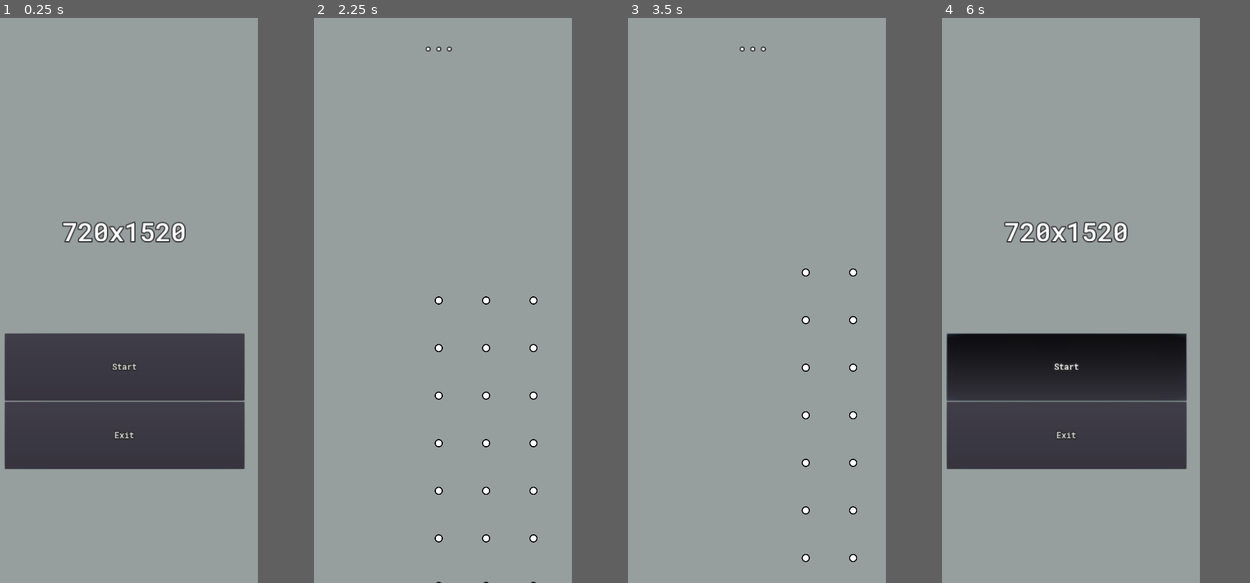
Above: before the commit, frames 1-4 (left to right).
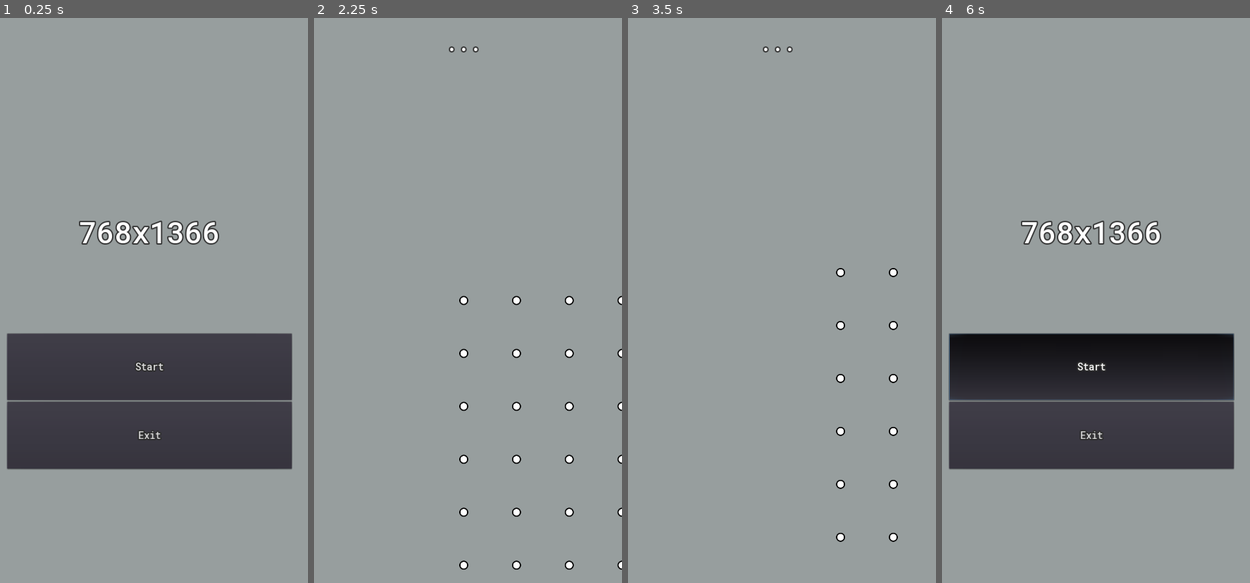
Above: after the commit, the same moments.

Repository: ikhtopod/dotzone-prototype
Game: Godot game, scene res://Maps/MainMenu.tscn
Two runs of this game, one before a commit and one after it. Both use one fixed random seed, a clock stepped at 60 frames per second and the inputs below.
Inputs (mouse positions are in pixels of both pictures, inside the frame that each line leads up to):
- Up to frame 1 (0.25 s): no input
- Up to frame 2 (2.25 s): click "Start" at 0.5 s; tap Enter at 1.25 s; move the mouse to (495, 272) at 1.27 s; tap Backspace at 1.35 s; click (495, 272) at 1.42 s; click "Start" at 2 s
- Up to frame 3 (3.5 s): tap Space at 2.75 s; drag from (698, 328) to (751, 300) at 2.77 s
- Up to frame 4 (6 s): move the mouse to (1092, 176) at 3.52 s; tap Backspace at 3.6, 5.85 s; click (1092, 176) at 3.67 s; click "Start" at 4.25 s; tap Enter at 5 s; drag from (1052, 413) to (1114, 300) at 5.02 s; move the mouse to (1145, 385) at 5.77 s; click (1145, 385) at 5.92 s
In our replay, the window is 379x800 before the commit and 450x800 after it. These sizes can differ from the game's own. Grey fills any space a smaller window leaves; there, only what the larger window draws over its background counts as a difference.

The runs differ from the first frame. In frame 1, 5.7% of the frame differs, in the area x 1-95%, y 35-80%; in frame 2, 1.5%; in frame 3, 1.0%; in frame 4, 5.8%.

Commit message:
some changed

Diff:
--- a/Gameplay/Battlefield/Battlefield.gd
+++ b/Gameplay/Battlefield/Battlefield.gd
@@ -1,7 +1,6 @@
 extends Node2D
 
-const Dot = preload("res://Gameplay/Dot/Dot.tscn")
-const LinkedList = preload("res://Library/Collection/LinkedList.gd")
+const DotViewScene = preload("res://Gameplay/Dot/DotView.tscn")
 
 
 const DEFAULT_FIELD_SIZE: float = 1.0
@@ -38,7 +37,7 @@
 	for w in range(m_fieldSize.x):
 		m_field.push_back([])
 		for h in range(m_fieldSize.y):
-			m_field.back().push_back(Dot.instance())
+			m_field.back().push_back(DotViewScene.instance())
 			m_field.back().back().position = Vector2(w * 128.0, h * 128.0)
 			add_child(m_field.back().back())
 
--- a/Gameplay/Camera/MainCamera.gd
+++ b/Gameplay/Camera/MainCamera.gd
@@ -1,7 +1,7 @@
 extends Camera2D
 
 
-onready var mainCameraTarget: Node = $"../MainCameraTarget"
+onready var mainCameraTargetNode: Node = $"../MainCameraTarget"
 
 func _on_MainCameraTarget_moved() -> void:
-	position = mainCameraTarget.position
+	position = mainCameraTargetNode.position
--- a/Gameplay/Dot/Dot.gd
+++ b/Gameplay/Dot/Dot.gd
@@ -1,7 +1,10 @@
 extends Node2D
 
+class_name Dot
 
-onready var counter = 0
+
+"""Класс, описывающий точку - ее текущее состояние, принадлежность и т.д."""
+
 
 # Высота точки. От нее зависит цвет и скорость захвата
 onready var height: float = 0.0
@@ -15,16 +18,3 @@
 onready var inCapture: bool = false
 # Находится ли точка в состоянии спора
 onready var inContest: bool = false
-
-
-func _on_Area2D_area_entered(area: Area2D):
-	if not area.is_in_group("FingerTouch"):
-		return
-
-	var printer_nodes = get_tree().get_nodes_in_group("Dot_Printer")
-
-	if (printer_nodes.empty()):
-		return
-
-	var printer_node: Label = printer_nodes.front() as Label
-	printer_node.text = name
--- /dev/null
+++ b/Gameplay/Dot/DotView.gd
@@ -0,0 +1,16 @@
+extends Dot
+
+
+func _on_Area2D_area_entered(area: Area2D):
+	if not area.is_in_group("FingerTouch"):
+		return
+
+	# Временная хрень показывающая работоспособность прикосновений.
+	# Отображает в Label из группы Dot_Printer имя объекта.
+	var printer_nodes = get_tree().get_nodes_in_group("Dot_Printer")
+
+	if (printer_nodes.empty()):
+		return
+
+	var printer_node: Label = printer_nodes.front() as Label
+	printer_node.text = name
--- a/Gameplay/Dot/Dot.tscn
+++ b/Gameplay/Dot/DotView.tscn
@@ -1,12 +1,12 @@
 [gd_scene load_steps=4 format=2]
 
-[ext_resource path="res://Gameplay/Dot/Dot.gd" type="Script" id=1]
+[ext_resource path="res://Gameplay/Dot/DotView.gd" type="Script" id=1]
 [ext_resource path="res://Sprite/Dot/default.png" type="Texture" id=2]
 
 [sub_resource type="CircleShape2D" id=1]
 radius = 24.0
 
-[node name="Dot" type="Node2D"]
+[node name="DotView" type="Node2D"]
 script = ExtResource( 1 )
 
 [node name="Sprite" type="Sprite" parent="."]
--- a/Library/Collection/LinkedList.gd
+++ b/Library/Collection/LinkedList.gd
@@ -1,4 +1,6 @@
 extends Reference
+
+class_name LinkedList
 
 
 class LinkedListItem extends Reference:
--- a/Maps/Game.gd
+++ b/Maps/Game.gd
@@ -1,13 +1,13 @@
 extends Node2D
 
 
-onready var mainMenuScene: String = "res://Maps/MainMenu.tscn"
+onready var mainMenuSceneName: String = "res://Maps/MainMenu.tscn"
 
-onready var mainCameraTarget := $CameraManager/MainCameraTarget
-onready var mainCamera := $CameraManager/MainCamera
-onready var battlefield := $Battlefield
+onready var mainCameraTargetNode := $CameraManager/MainCameraTarget
+onready var mainCameraNode := $CameraManager/MainCamera
+onready var battlefieldNode := $Battlefield
 
-const FingerTouch = preload("res://Gameplay/FingerTouch/FingerTouch.tscn")
+const FingerTouchScene = preload("res://Gameplay/FingerTouch/FingerTouch.tscn")
 
 
 func _ready():
@@ -32,15 +32,15 @@
 
 
 func goto_main_menu():
-	var result = get_tree().change_scene(mainMenuScene)
+	var result = get_tree().change_scene(mainMenuSceneName)
 
 	if result != OK:
-		printerr("Error: can't change scene to " + mainMenuScene)
+		printerr("Error: can't change scene to " + mainMenuSceneName)
 
 
 # Реакция на прикосновение пальца к экрану
 func _TouchReaction(index, touch: TouchManager.TouchEventStat):
-	var finger_touch = FingerTouch.instance()
+	var finger_touch = FingerTouchScene.instance()
 	finger_touch.position = \
-		touch.Position().Get() + mainCamera.position - (get_viewport_rect().size / 2.0)
+		touch.Position().Get() + mainCameraNode.position - (get_viewport_rect().size / 2.0)
 	add_child(finger_touch)
--- a/Maps/Game.tscn
+++ b/Maps/Game.tscn
@@ -45,26 +45,26 @@
 }
 
 [node name="CenterContainer" type="CenterContainer" parent="CanvasLayer/VBoxContainer"]
-margin_right = 720.0
-margin_bottom = 137.0
+margin_right = 768.0
+margin_bottom = 123.0
 size_flags_horizontal = 3
 size_flags_vertical = 3
 
 [node name="Label" type="Label" parent="CanvasLayer/VBoxContainer/CenterContainer" groups=[
 "Dot_Printer",
 ]]
-margin_left = 316.0
-margin_top = 36.0
-margin_right = 403.0
-margin_bottom = 101.0
+margin_left = 340.0
+margin_top = 29.0
+margin_right = 427.0
+margin_bottom = 94.0
 size_flags_vertical = 6
 custom_fonts/font = SubResource( 3 )
 text = "..."
 
 [node name="MarginContainer" type="MarginContainer" parent="CanvasLayer/VBoxContainer"]
-margin_top = 141.0
-margin_right = 720.0
-margin_bottom = 1520.0
+margin_top = 127.0
+margin_right = 768.0
+margin_bottom = 1366.0
 size_flags_horizontal = 3
 size_flags_vertical = 3
 size_flags_stretch_ratio = 10.0
--- a/Maps/MainMenu.gd
+++ b/Maps/MainMenu.gd
@@ -1,7 +1,7 @@
 extends Node2D
 
 
-onready var gameScene: String = "res://Maps/Game.tscn"
+onready var gameSceneName: String = "res://Maps/Game.tscn"
 
 func _ready():
 	var screenSize: Vector2 = get_viewport_rect().size
@@ -15,10 +15,10 @@
 
 
 func _on_StartButton_pressed():
-	var res := get_tree().change_scene(gameScene)
+	var res := get_tree().change_scene(gameSceneName)
 
 	if res != OK:
-		printerr("Can't change scene to " + gameScene)
+		printerr("Can't change scene to " + gameSceneName)
 
 
 func _notification(what):
--- a/Maps/MainMenu.tscn
+++ b/Maps/MainMenu.tscn
@@ -25,39 +25,39 @@
 }
 
 [node name="MarginContainer" type="MarginContainer" parent="CanvasLayer/VBoxContainer"]
-margin_right = 720.0
-margin_bottom = 302.0
+margin_right = 768.0
+margin_bottom = 271.0
 size_flags_horizontal = 3
 size_flags_vertical = 3
 
 [node name="HBoxContainer" type="HBoxContainer" parent="CanvasLayer/VBoxContainer"]
-margin_top = 306.0
-margin_right = 720.0
-margin_bottom = 1213.0
+margin_top = 275.0
+margin_right = 768.0
+margin_bottom = 1090.0
 size_flags_horizontal = 3
 size_flags_vertical = 3
 size_flags_stretch_ratio = 3.0
 
 [node name="MarginContainer4" type="MarginContainer" parent="CanvasLayer/VBoxContainer/HBoxContainer"]
-margin_right = 32.0
-margin_bottom = 907.0
+margin_right = 34.0
+margin_bottom = 815.0
 size_flags_horizontal = 3
 size_flags_vertical = 3
 
 [node name="VBoxContainer" type="VBoxContainer" parent="CanvasLayer/VBoxContainer/HBoxContainer"]
-margin_left = 36.0
-margin_right = 683.0
-margin_bottom = 907.0
+margin_left = 38.0
+margin_right = 729.0
+margin_bottom = 815.0
 size_flags_horizontal = 3
 size_flags_vertical = 3
 size_flags_stretch_ratio = 20.0
 alignment = 1
 
 [node name="InformationLabel" type="Label" parent="CanvasLayer/VBoxContainer/HBoxContainer/VBoxContainer"]
-margin_left = 130.0
-margin_top = 221.0
-margin_right = 517.0
-margin_bottom = 317.0
+margin_left = 152.0
+margin_top = 194.0
+margin_right = 539.0
+margin_bottom = 290.0
 size_flags_horizontal = 6
 size_flags_vertical = 6
 size_flags_stretch_ratio = 3.0
@@ -67,32 +67,32 @@
 valign = 1
 
 [node name="StartButton" type="Button" parent="CanvasLayer/VBoxContainer/HBoxContainer/VBoxContainer"]
-margin_top = 543.0
-margin_right = 647.0
-margin_bottom = 723.0
+margin_top = 488.0
+margin_right = 691.0
+margin_bottom = 649.0
 size_flags_horizontal = 3
 size_flags_vertical = 3
 text = "START"
 
 [node name="ExitButton" type="Button" parent="CanvasLayer/VBoxContainer/HBoxContainer/VBoxContainer"]
-margin_top = 727.0
-margin_right = 647.0
-margin_bottom = 907.0
+margin_top = 653.0
+margin_right = 691.0
+margin_bottom = 815.0
 size_flags_horizontal = 3
 size_flags_vertical = 3
 text = "EXIT"
 
 [node name="MarginContainer3" type="MarginContainer" parent="CanvasLayer/VBoxContainer/HBoxContainer"]
-margin_left = 687.0
-margin_right = 720.0
-margin_bottom = 907.0
+margin_left = 733.0
+margin_right = 768.0
+margin_bottom = 815.0
 size_flags_horizontal = 3
 size_flags_vertical = 3
 
 [node name="MarginContainer2" type="MarginContainer" parent="CanvasLayer/VBoxContainer"]
-margin_top = 1217.0
-margin_right = 720.0
-margin_bottom = 1520.0
+margin_top = 1094.0
+margin_right = 768.0
+margin_bottom = 1366.0
 size_flags_horizontal = 3
 size_flags_vertical = 3
 [connection signal="pressed" from="CanvasLayer/VBoxContainer/HBoxContainer/VBoxContainer/StartButton" to="." method="_on_StartButton_pressed"]
--- a/project.godot
+++ b/project.godot
@@ -8,9 +8,20 @@
 
 config_version=4
 
-_global_script_classes=[  ]
+_global_script_classes=[ {
+"base": "Node2D",
+"class": "Dot",
+"language": "GDScript",
+"path": "res://Gameplay/Dot/Dot.gd"
+}, {
+"base": "Reference",
+"class": "LinkedList",
+"language": "GDScript",
+"path": "res://Library/Collection/LinkedList.gd"
+} ]
 _global_script_class_icons={
-
+"Dot": "",
+"LinkedList": ""
 }
 
 [application]
@@ -31,8 +42,8 @@
 
 [display]
 
-window/size/width=720
-window/size/height=1520
+window/size/width=768
+window/size/height=1366
 window/size/fullscreen=true
 window/handheld/orientation="sensor_portrait"
 window/stretch/mode="2d"
